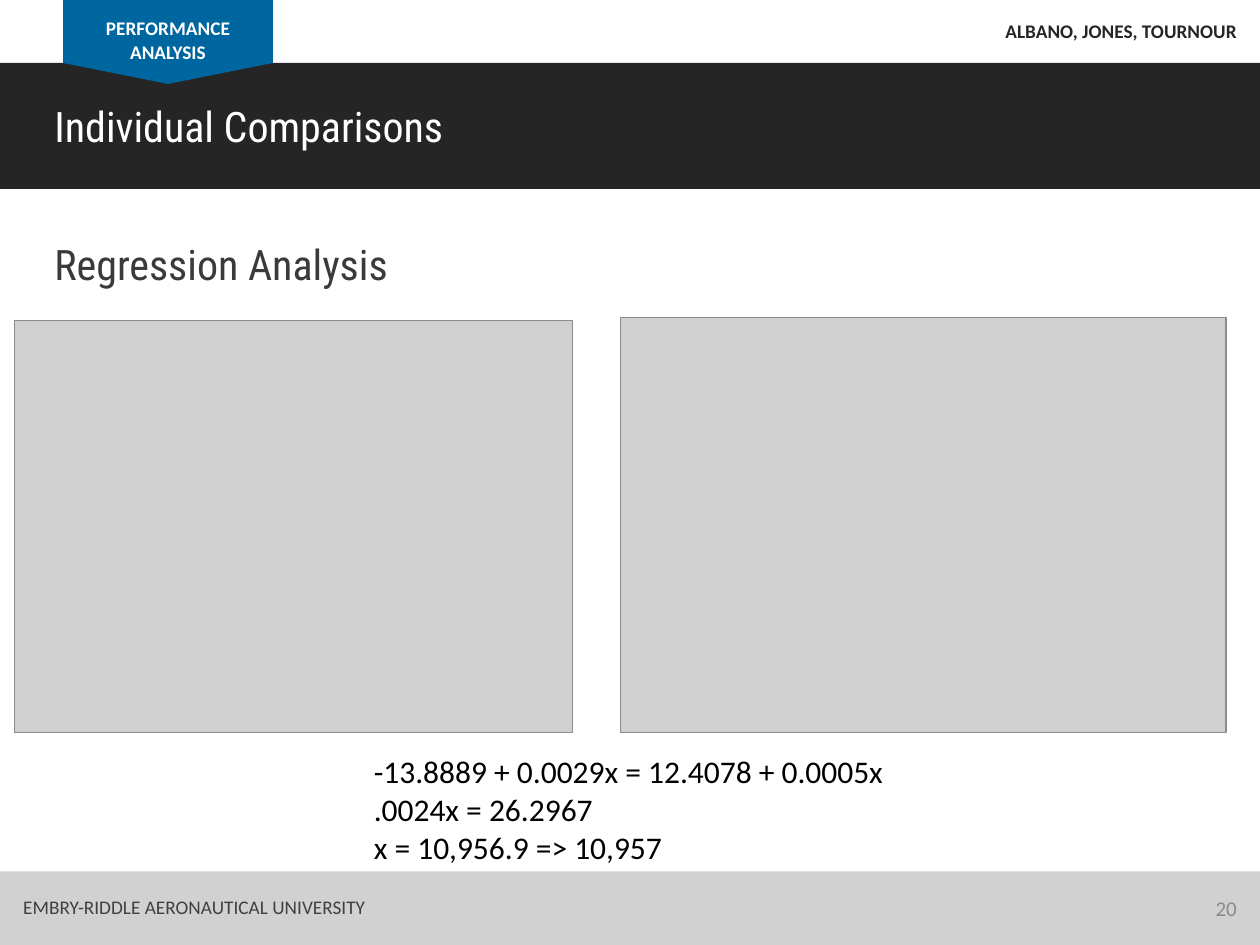
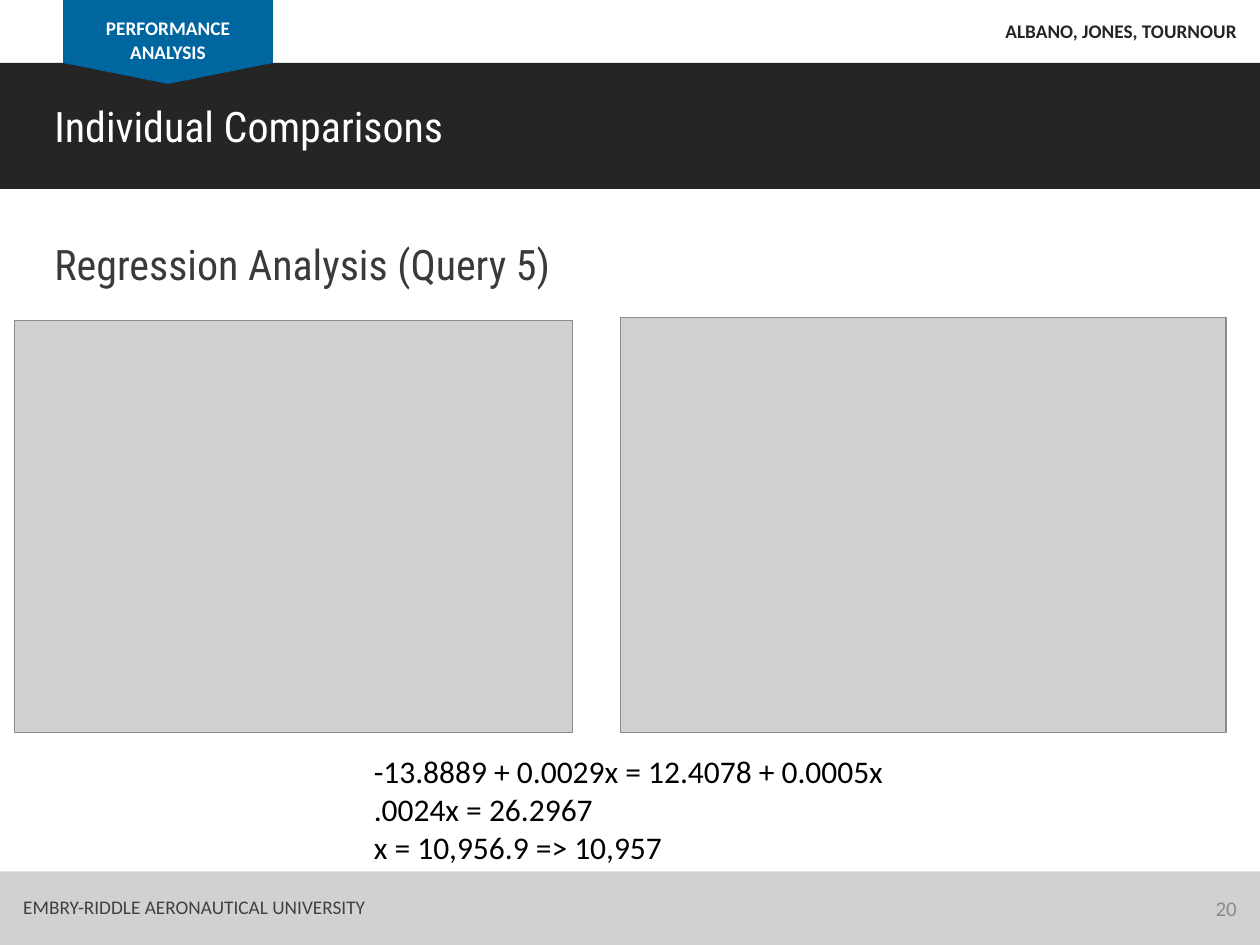
Before and after one commit to albanoj2/se655_final_project, a slide deck: slide 20 of docs/In_class_presentation.pptx. Drawn at 1260x945 pixels with LibreOffice and Linux fonts; fonts in the diff are those of the drawing; grey boxes stand for pictures. Boxes give left, top, right and bottom in pixels: in the first picture for what was removed or moved away, otherwise in the second. Text is boxed around its words. In the diff, an @@ line names an element or a change of style, - is before the commit and + after.

```diff
--- a/docs/In_class_presentation.pptx
+++ b/docs/In_class_presentation.pptx
@@ text at <box>54,246,550,290</box>: text changed @@
-Regression Analysis
+Regression Analysis (Query 5)
```
Also in this commit, not shown: 3 other slides changed.
